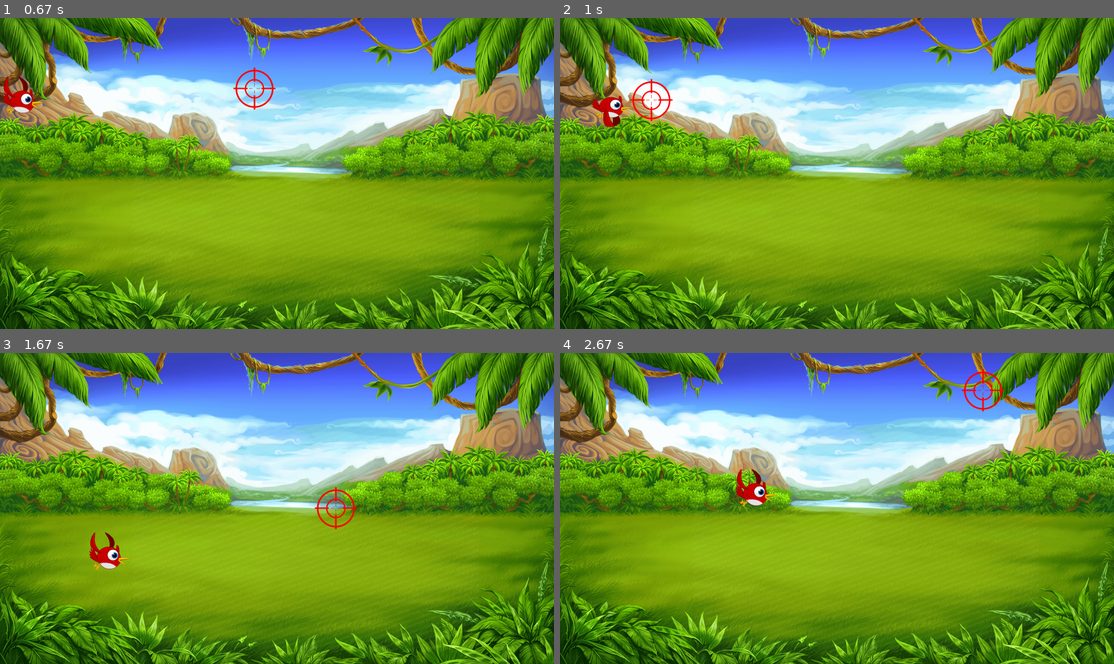
Above: before the commit, frames 1-4 (two rows, left to right).
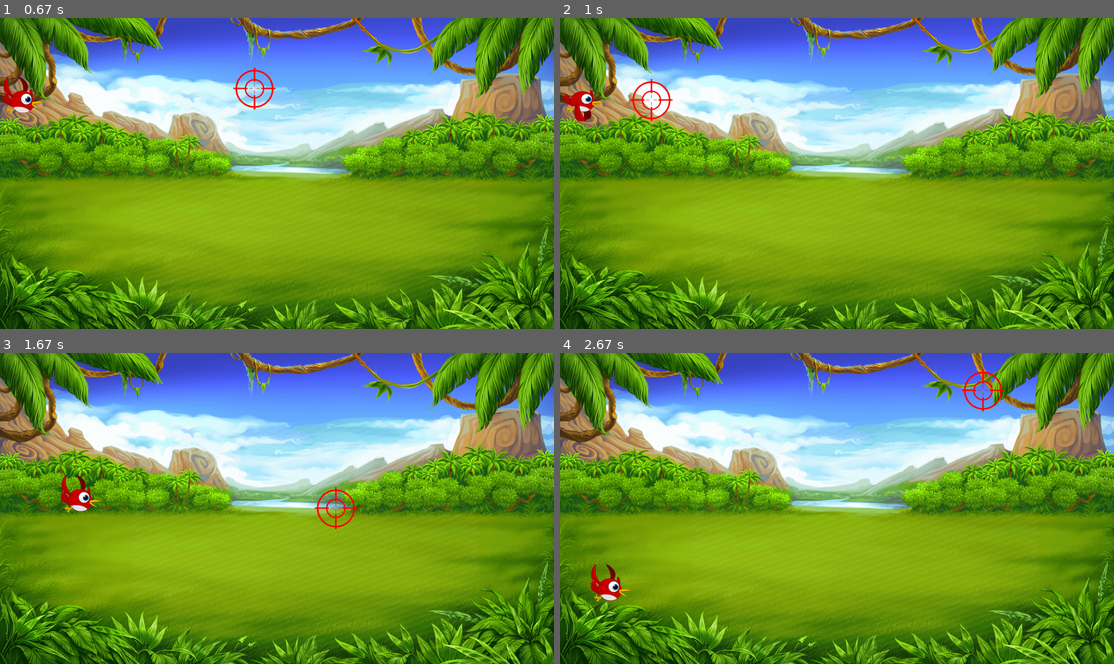
Above: after the commit, the same moments.

Repository: StepanVerzun/project_pygame_bird_hunt
Game: pygame game, started from Game.py
Same seed, same stepped clock (60 frames per second), same inputs: the game is played once before the commit and once after it.
Inputs (mouse positions are in pixels of both pictures, inside the frame that each line leads up to):
- Up to frame 1 (0.67 s): press the mouse at (277, 173) at 0.37 s; move the mouse to (265, 129) at 0.47 s; release the mouse at (254, 89) at 0.6 s
- Up to frame 2 (1 s): press the mouse at (582, 89) at 0.7 s; move the mouse to (615, 95) at 0.8 s; release the mouse at (648, 98) at 0.93 s
- Up to frame 3 (1.67 s): click (166, 396) at 1.05 s; click (337, 508) at 1.38 s
- Up to frame 4 (2.67 s): click (1047, 589) at 1.72 s; click (654, 570) at 2.05 s; click (981, 390) at 2.38 s

Frame 1 is identical in both runs. In frame 2, 0.8% of the frame differs, in the area x 0-14%, y 22-36%; in frame 3, 0.9%, in the area x 10-24%, y 39-70%; in frame 4, 0.9%.

Commit message:
sound_shot+bird_dead

Diff:
--- a/Game.py
+++ b/Game.py
@@ -7,6 +7,7 @@
 clock = pygame.time.Clock()
 FPS = 60
 pygame.mouse.set_visible(0)
+shot = pygame.mixer.Sound('shot.wav')
 
 
 def load_image(name):
@@ -109,6 +110,11 @@
                 cur.rect.center = event.pos
             if event.type == pygame.KEYDOWN and event.key == pygame.K_ESCAPE:
                 start_screen()
+            if event.type == pygame.MOUSEBUTTONDOWN and bird.rect.collidepoint(event.pos):
+                bird.rect.x = -100
+                bird.rect.y = 360
+            if event.type == pygame.MOUSEBUTTONDOWN and not bird.rect.collidepoint(event.pos):
+                shot.play()
         bird_sprites.update()
         bird_sprites.draw(screen)
         game_sprites.draw(screen)
Not shown, added: shot.wav
